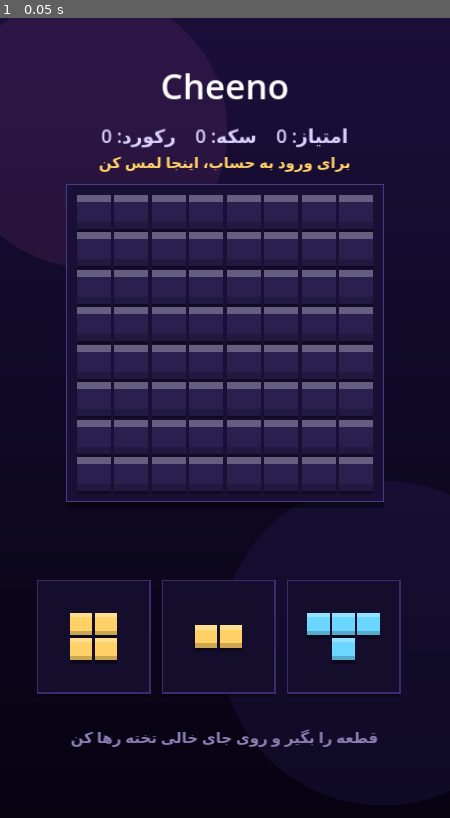
Above: before the commit, frame 1.
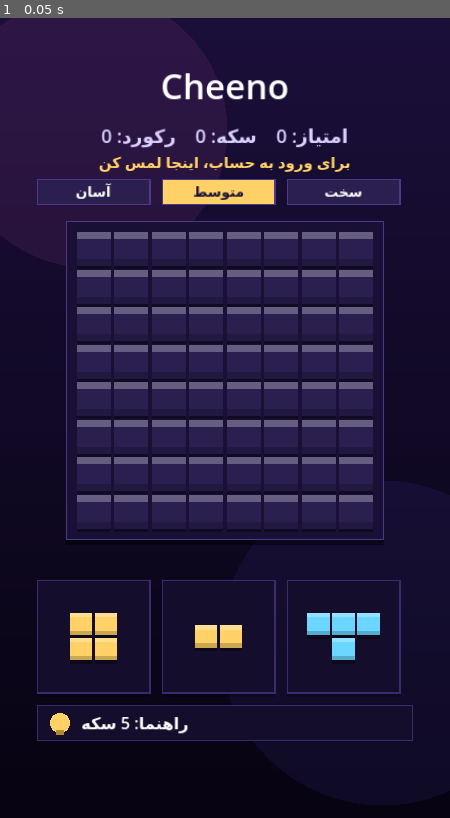
Above: after the commit, the same moment.

Repository: mitvquadiry-cpu/Cheeno
Game: Godot game, scene res://scenes/main.tscn
Two runs of this game, one before a commit and one after it. Both use one fixed random seed, a clock stepped at 60 frames per second and the inputs below.
Inputs:
- Up to frame 1 (0.05 s): no input

The runs differ from the first frame. In frame 1, 6.4% of the frame differs, in the area x 8-92%, y 20-92%.

Commit message:
Add files via upload

Diff:
--- a/game/scripts/main.gd
+++ b/game/scripts/main.gd
@@ -23,7 +23,13 @@
 	[Vector2i(0, 0), Vector2i(1, 0), Vector2i(2, 0), Vector2i(1, 1)],
 ]
 
-var board_origin := Vector2((720 - N * CELL) / 2.0, 280)
+const DIFF_NAMES := ["آسان", "متوسط", "سخت"]
+const HINT_COST := 5
+
+var board_origin := Vector2((720 - N * CELL) / 2.0, 340)
+var difficulty := 1            # 0 آسان، 1 متوسط، 2 سخت
+var hint := {}                 # {"slot": int, "cell": Vector2i} یا خالی
+var msg := ""
 var board: Array = []          # 0 = خالی، عدد بالاتر = شماره‌ی رنگ + 1
 var hand: Array = []           # Dictionary {cells, color} یا null
 var drag := -1                 # اندیس قطعه‌ای که در حال کشیدن است
@@ -46,19 +52,37 @@
 	board = []
 	board.resize(N * N)
 	board.fill(0)
+	if difficulty == 2:
+		for k in 6:
+			board[randi() % (N * N)] = randi() % COLORS.size() + 1
 	hand = _new_hand()
 	drag = -1
 	score = 0
 	game_over = false
 	flashes = []
+	hint = {}
 	queue_redraw()
+
+
+# آسان: فقط قطعه‌های کوچک
+func _pool() -> Array:
+	return SHAPES.slice(0, 4) if difficulty == 0 else SHAPES
+
+
+func diff_rect(i: int) -> Rect2:
+	return Rect2(Vector2(60 + i * 200, 258), Vector2(180, 40))
+
+
+func bulb_rect() -> Rect2:
+	return Rect2(Vector2(60, 1100), Vector2(600, 56))
 
 
 func _new_hand() -> Array:
 	var h := []
+	var pool := _pool()
 	for i in 3:
 		h.append({
-			"cells": SHAPES[randi() % SHAPES.size()],
+			"cells": pool[randi() % pool.size()],
 			"color": randi() % COLORS.size(),
 		})
 	return h
@@ -92,9 +116,20 @@
 
 
 func _press(p: Vector2) -> void:
+	for i in 3:
+		if diff_rect(i).has_point(p):
+			difficulty = i
+			new_game()
+			msg = "درجه سختی: " + DIFF_NAMES[i]
+			return
+	if bulb_rect().has_point(p):
+		_use_hint()
+		return
 	if game_over:
 		new_game()
 		return
+	msg = ""
+	hint = {}
 	for i in hand.size():
 		if hand[i] != null and slot_rect(i).has_point(p):
 			drag = i
@@ -120,6 +155,7 @@
 
 
 func _place(i: int, c: Vector2i) -> void:
+	hint = {}
 	var piece: Dictionary = hand[i]
 	for v in piece.cells:
 		board[(c.y + v.y) * N + (c.x + v.x)] = piece.color + 1
@@ -286,12 +322,65 @@
 		var k: float = fl["t"] / 0.5
 		draw_arc(fl["pos"], 20.0 + k * 90.0, 0, TAU, 32, _with_alpha(fl["color"], 1.0 - k), 4.0)
 
-	draw_string(f, Vector2(0, 1160), "قطعه را بگیر و روی جای خالی تخته رها کن", HORIZONTAL_ALIGNMENT_CENTER, 720, 24, Color("#8c7fb3"))
+	# دکمه‌های سختی
+	for i in 3:
+		var dr := diff_rect(i)
+		var on := i == difficulty
+		draw_rect(dr, Color("#ffd166") if on else Color("#2a1f4f"))
+		draw_rect(dr, Color("#4b3a8a"), false, 2.0)
+		draw_string(f, dr.position + Vector2(0, 28), DIFF_NAMES[i], HORIZONTAL_ALIGNMENT_CENTER, dr.size.x, 22, Color("#1a1036") if on else Color.WHITE)
+
+	# هایلایت راهنما
+	if not hint.is_empty():
+		var pulse := 0.5 + 0.5 * sin(time * 6.0)
+		var hc := Color(1, 0.84, 0.4, pulse)
+		var slot_r := slot_rect(hint.slot)
+		draw_rect(slot_r, hc, false, 4.0)
+		for v in hand[hint.slot].cells:
+			var cp: Vector2i = hint.cell + v
+			draw_rect(Rect2(cell_pos(cp.x, cp.y), Vector2(CELL, CELL)), hc, false, 4.0)
+
+	# دکمه‌ی لامپ راهنما
+	var br := bulb_rect()
+	draw_rect(br, Color("#140d2b"))
+	draw_rect(br, Color("#3c2a6e"), false, 2.0)
+	draw_circle(br.position + Vector2(36, 28), 16, Color("#ffd166"))
+	draw_rect(Rect2(br.position + Vector2(30, 40), Vector2(12, 8)), Color("#b08a2e"))
+	draw_string(f, br.position + Vector2(70, 38), "راهنما: %d سکه" % HINT_COST, HORIZONTAL_ALIGNMENT_LEFT, -1, 26, Color.WHITE)
+
+	if msg != "":
+		draw_string(f, Vector2(0, 1190), msg, HORIZONTAL_ALIGNMENT_CENTER, 720, 22, Color("#d9d0ff"))
 
 	if game_over:
 		draw_rect(Rect2(Vector2.ZERO, vp), Color(0, 0, 0, 0.7))
 		draw_string(f, Vector2(0, 600), "بازی تمام شد", HORIZONTAL_ALIGNMENT_CENTER, 720, 52, Color.WHITE)
 		draw_string(f, Vector2(0, 660), "برای شروع دوباره لمس کن", HORIZONTAL_ALIGNMENT_CENTER, 720, 28, Color("#d9d0ff"))
+
+
+# یک جای قانونی برای یکی از قطعه‌های فعلی پیدا می‌کند
+func _find_hint() -> Dictionary:
+	for i in hand.size():
+		if hand[i] == null:
+			continue
+		for r in N:
+			for c in N:
+				if _can_place(hand[i].cells, Vector2i(c, r)):
+					return {"slot": i, "cell": Vector2i(c, r)}
+	return {}
+
+
+func _use_hint() -> void:
+	if game_over or not hint.is_empty():
+		return
+	var found := _find_hint()
+	if found.is_empty():
+		msg = "جای قانونی‌ای پیدا نشد"
+		return
+	if not Save.spend_coins(HINT_COST):
+		msg = "سکه کافی نیست (%d سکه لازم است)" % HINT_COST
+		return
+	hint = found
+	msg = "قطعه‌ی روشن‌شده را روی خانه‌ی روشن بگذار"
 
 
 func _handle_launch_uri() -> void:
